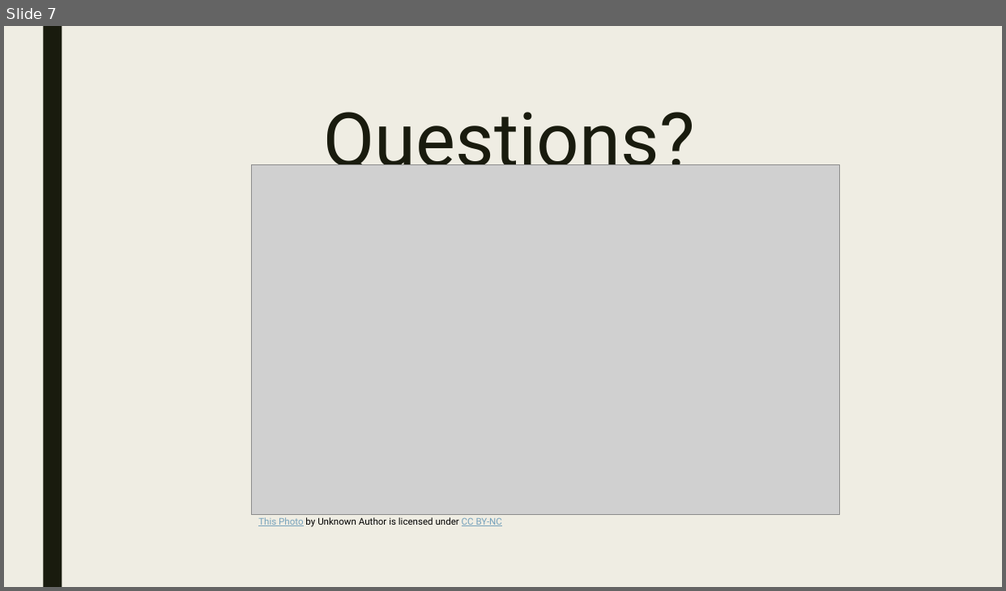
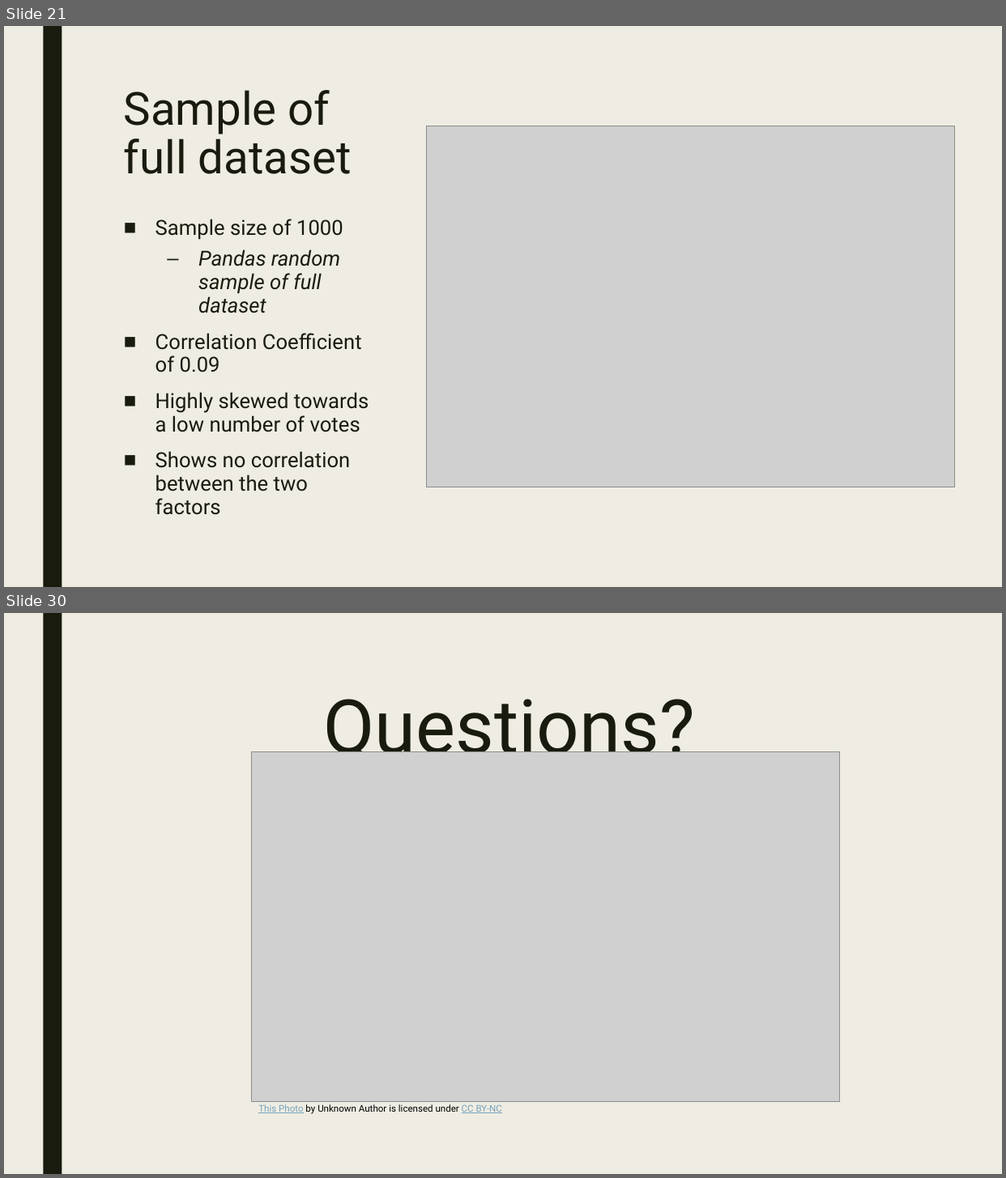
Before and after one commit to Zannyo/data-project-1, a slide deck: Presentation.pptx. Shown one above the other, each under a label of ours: slide 7 before the commit, slides 21 and 30 after it; the slides between them are not shown. The pictures are 1006x591 and 1006x1178 pixels, drawn with LibreOffice and Linux fonts; fonts in the diff are those of the drawing; grey boxes stand for pictures. Boxes give left, top, right and bottom in pixels: in the first picture for what was removed or moved away, otherwise in the second. Text is boxed around its words. In the diff, an @@ line names an element or a change of style, - is before the commit and + after.

```diff
--- a/Presentation.pptx
+++ b/Presentation.pptx
@@ slide 21 added at box(4, 26, 1002, 587), background #EFEDE3; not listed: 1 template element that a slide beside it also shows @@
@@ title added at box(124, 90, 351, 174), 44 pt, text #191B0E @@
+Sample of full dataset
@@ picture added at box(426, 126, 955, 487) @@
@@ text added at box(155, 219, 368, 515), 20 pt, text #191B0E @@
+■ Sample size of 1000
+  – Pandas random sample of full dataset
+■ Correlation Coefficient of 0.09
+■ Highly skewed towards a low number of votes
+■ Shows no correlation between the two factors
@@ what was slide 7 is now slide 30 @@
```
Also in this commit, not shown: 5 slides changed, 23 other slides added, 1 slide removed, 2 other files.
